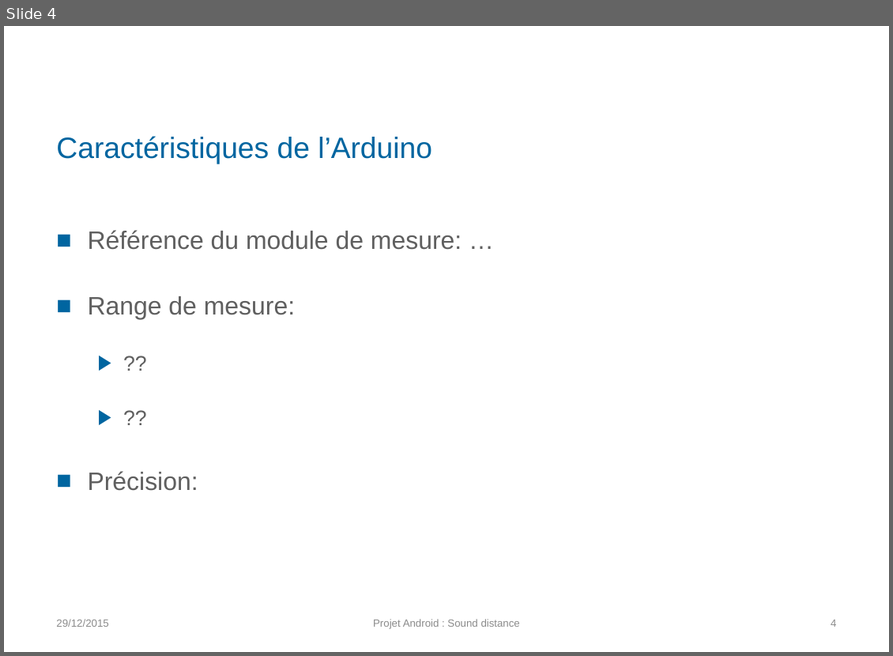
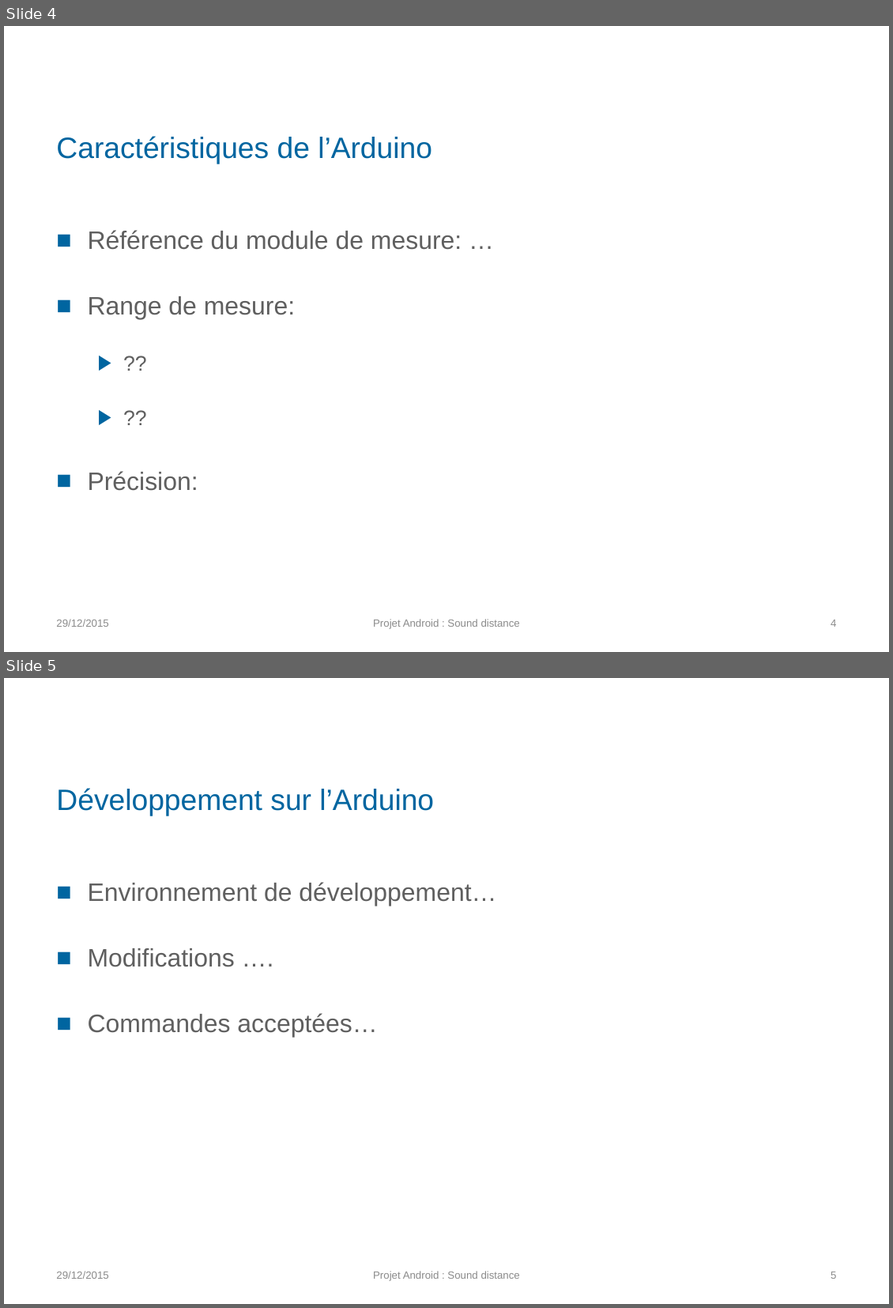
Before and after one commit to wheelin/SoundDistance, a slide deck: presentation/presentation.pptx. Shown one above the other, each under a label of ours: slide 4 before the commit, slides 4 and 5 after it. The pictures are 893x656 and 893x1308 pixels, drawn with LibreOffice and Linux fonts; fonts in the diff are those of the drawing; background and template pictures are left out. Boxes give left, top, right and bottom in pixels: in the first picture for what was removed or moved away, otherwise in the second. Text is boxed around its words. In the diff, an @@ line names an element or a change of style, - is before the commit and + after.

```diff
--- a/presentation/presentation.pptx
+++ b/presentation/presentation.pptx
@@ slide 5 added at <box>4,678,889,1304</box>, background #FFFFFF @@
@@ title added at <box>56,788,434,816</box>, 28 pt, text #0065A0 @@
+Développement sur l’Arduino
@@ text added at <box>88,882,496,1037</box>, 24 pt, text #5F5F5F @@
+■ Environnement de développement…
+■ Modifications ….
+■ Commandes acceptées…
@@ text added at <box>56,1270,108,1278</box>, 10 pt, text #8C8C8C @@
+29/12/2015
@@ text added at <box>373,1270,520,1281</box>, 10 pt, text #8C8C8C @@
+Projet Android : Sound distance
@@ page number added at <box>830,1271,836,1278</box>, 10 pt, text #8C8C8C @@
+5
```
